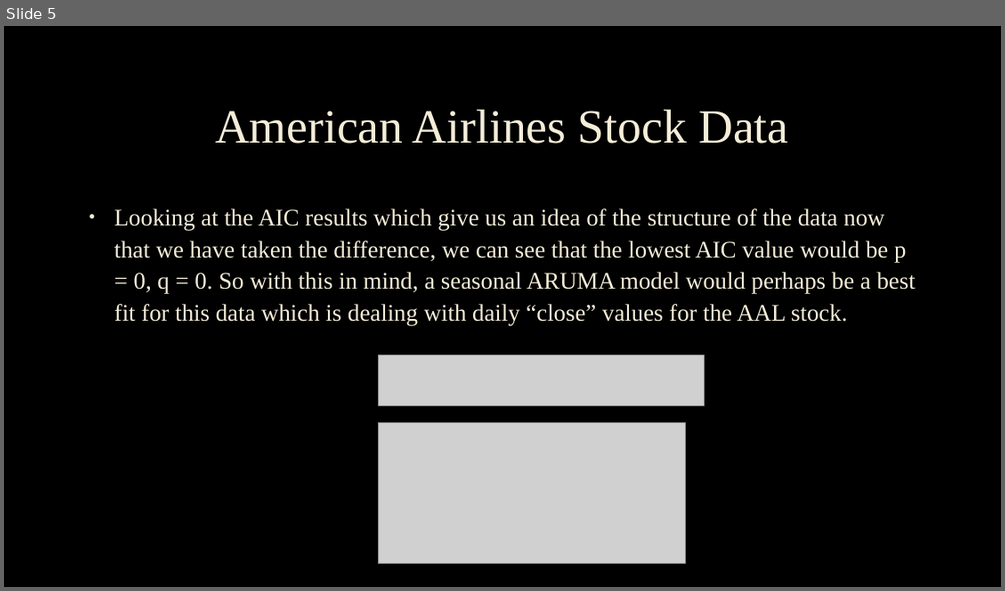
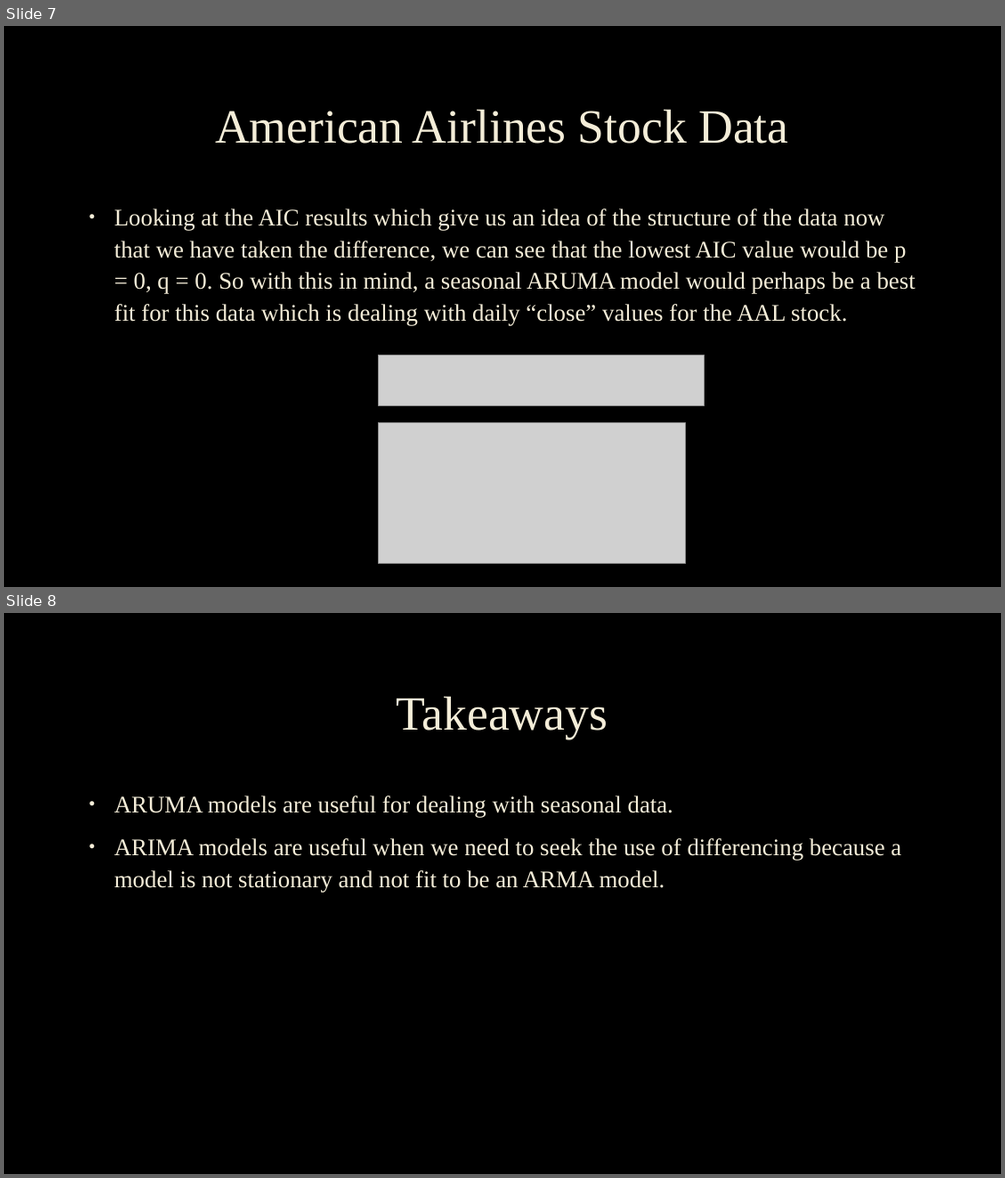
Before and after one commit to scottfrazier97/personalProjects, a slide deck: python_SMU/CALI FILES/TS/Scott_Frazier_FLS6.pptx. Shown one above the other, each under a label of ours: slide 5 before the commit, slides 7 and 8 after it. The pictures are 1005x591 and 1005x1178 pixels, drawn with LibreOffice and Linux fonts; fonts in the diff are those of the drawing; grey boxes stand for pictures; background and template pictures are left out. Boxes give left, top, right and bottom in pixels: in the first picture for what was removed or moved away, otherwise in the second. Text is boxed around its words. In the diff, an @@ line names an element or a change of style, - is before the commit and + after.

```diff
--- a/python_SMU/CALI FILES/TS/Scott_Frazier_FLS6.pptx
+++ b/python_SMU/CALI FILES/TS/Scott_Frazier_FLS6.pptx
@@ slide 8 added at (4, 613, 1001, 1174), background picture (left out) @@
@@ title added at (396, 696, 607, 738), 46 pt, text #F4EDD8 @@
+Takeaways
@@ text added at (114, 795, 901, 892), 23 pt, text #F4EDD8 @@
+• ARUMA models are useful for dealing with seasonal data.
+• ARIMA models are useful when we need to seek the use of differencing because a model is not stationary and not fit to be an ARMA model.
@@ what was slide 5 is now slide 7 @@
```
Also in this commit, not shown: 1 slide changed, 3 other slides added, 2 slides removed, 10 other files.
